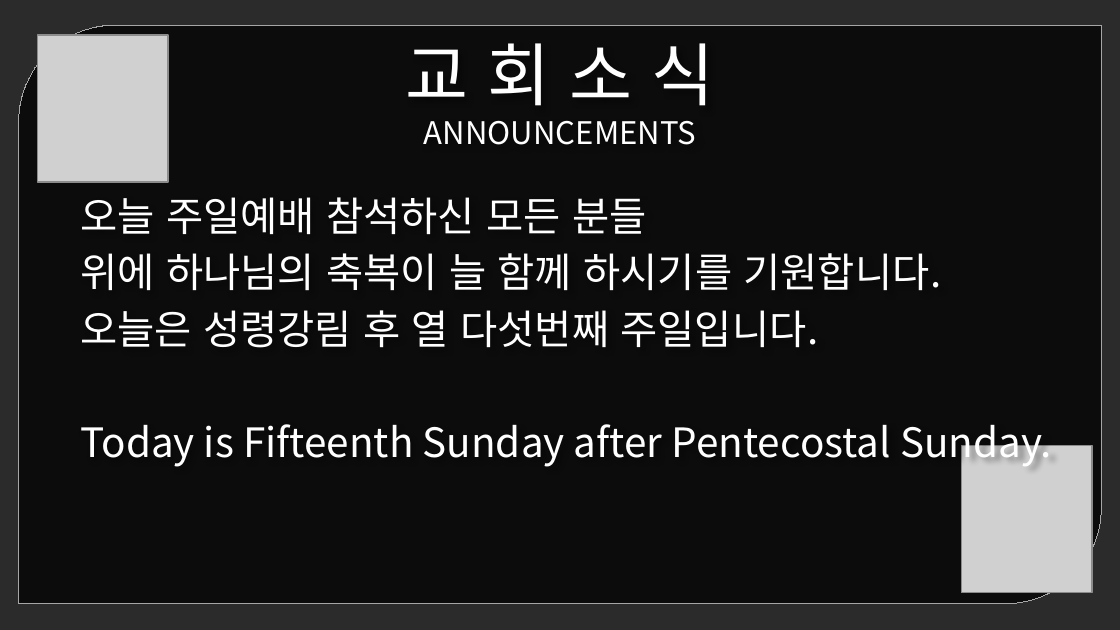
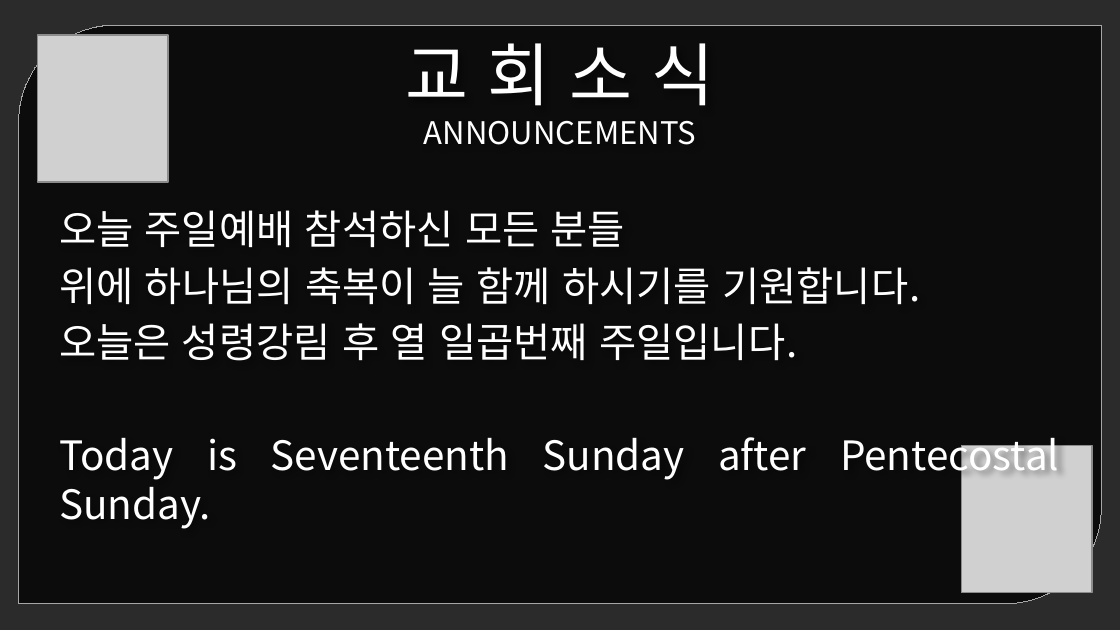
Before and after one commit to yosubcode/ppt, a slide deck: slide 39 of templates/Sunday_Template.pptx. Drawn at 1120x630 pixels with LibreOffice and Linux fonts; fonts in the diff are those of the drawing; grey boxes stand for pictures; background and template pictures are left out; a plain dark background stands for a picture behind light text. Boxes give left, top, right and bottom in pixels: in the first picture for what was removed or moved away, otherwise in the second. Text is boxed around its words. In the diff, an @@ line names an element or a change of style, - is before the commit and + after.

```diff
--- a/templates/Sunday_Template.pptx
+++ b/templates/Sunday_Template.pptx
@@ text "오늘 주일예배 참석하신 모든 분들": place and size @@
-text "오늘 주일예배 참석하신 모든 분들" at box(80, 197, 1052, 469)
+text "오늘 주일예배 참석하신 모든 분들" at box(59, 210, 1059, 482)
@@ text at box(59, 323, 1059, 482): text changed @@
-오늘은 성령강림 후 열 다섯번째 주일입니다.
-Today is Fifteenth Sunday after Pentecostal Sunday.
+오늘은 성령강림 후 열 일곱번째 주일입니다.
+Today is Seventeenth Sunday after Pentecostal Sunday.
```
Also in this commit, not shown: 1 other slide changed.
